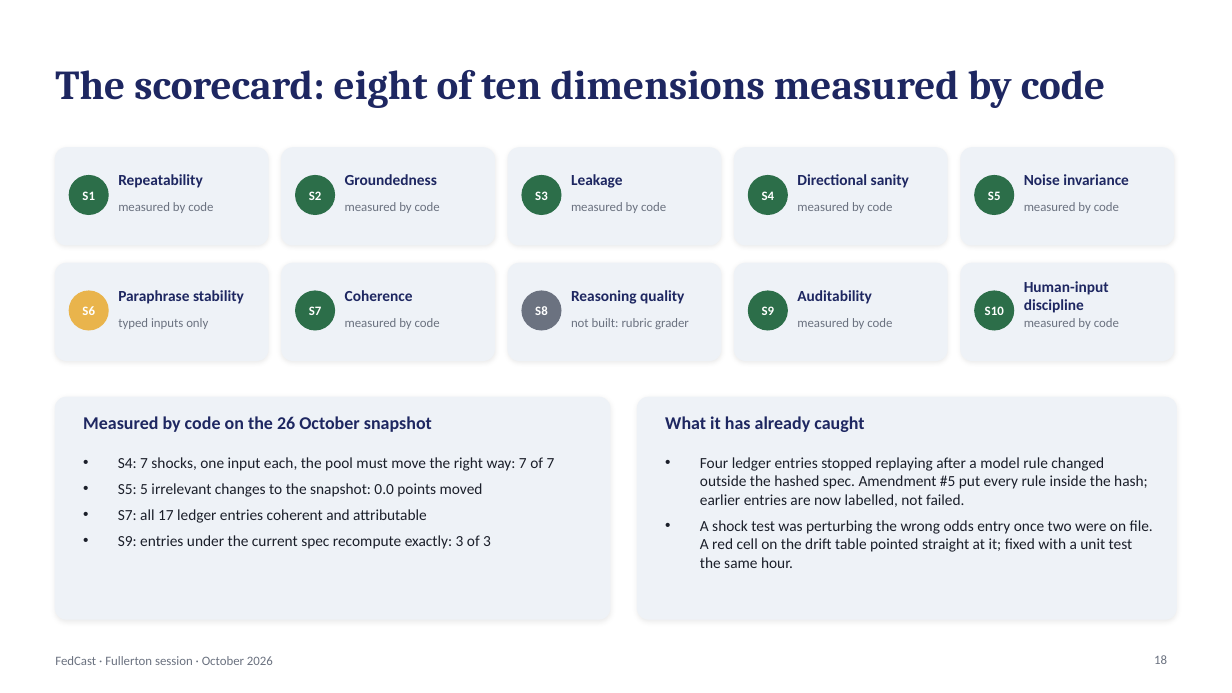
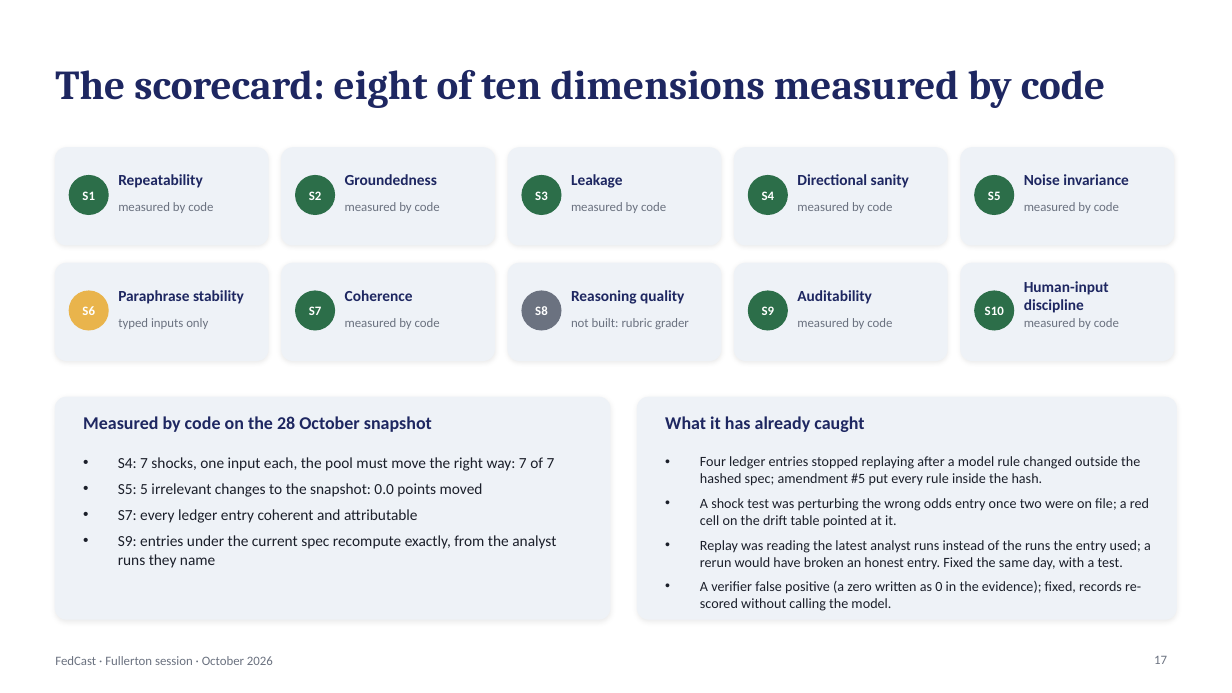
Before and after one commit to kmt112/fed-forecast, a slide deck: slide 17 of docs/FedCast_Fullerton.pptx (slide 18 before the commit). Drawn at 1232x693 pixels with LibreOffice and Linux fonts; fonts in the diff are those of the drawing. Boxes give left, top, right and bottom in pixels: in the first picture for what was removed or moved away, otherwise in the second. Text is boxed around its words. In the diff, an @@ line names an element or a change of style, - is before the commit and + after.

```diff
--- a/docs/FedCast_Fullerton.pptx
+++ b/docs/FedCast_Fullerton.pptx
@@ text at [83,416,432,432]: text changed @@
-Measured by code on the 26 October snapshot
+Measured by code on the 28 October snapshot
@@ text at [700,456,1151,611]: text changed; size 12 to 11 pt @@
-• Four ledger entries stopped replaying after a model rule changed outside the hashed spec. Amendment #5 put every rule inside the hash; earlier entries are now labelled, not failed.
-• A shock test was perturbing the wrong odds entry once two were on file. A red cell on the drift table pointed straight at it; fixed with a unit test the same hour.
+• Four ledger entries stopped replaying after a model rule changed outside the hashed spec; amendment #5 put every rule inside the hash.
+• A shock test was perturbing the wrong odds entry once two were on file; a red cell on the drift table pointed at it.
+• Replay was reading the latest analyst runs instead of the runs the entry used; a rerun would have broken an honest entry. Fixed the same day, with a test.
+• A verifier false positive (a zero written as 0 in the evidence); fixed, records re-scored without calling the model.
@@ text at [118,509,556,568]: text changed @@
-• S7: all 17 ledger entries coherent and attributable
-• S9: entries under the current spec recompute exactly: 3 of 3
+• S7: every ledger entry coherent and attributable
+• S9: entries under the current spec recompute exactly, from the analyst runs they name
@@ page number at [1154,656,1167,664]: text changed @@
-18
+17
```
Also in this commit, not shown: 8 other slides changed, 2 slides added, 5 slides removed, 2 other files.
